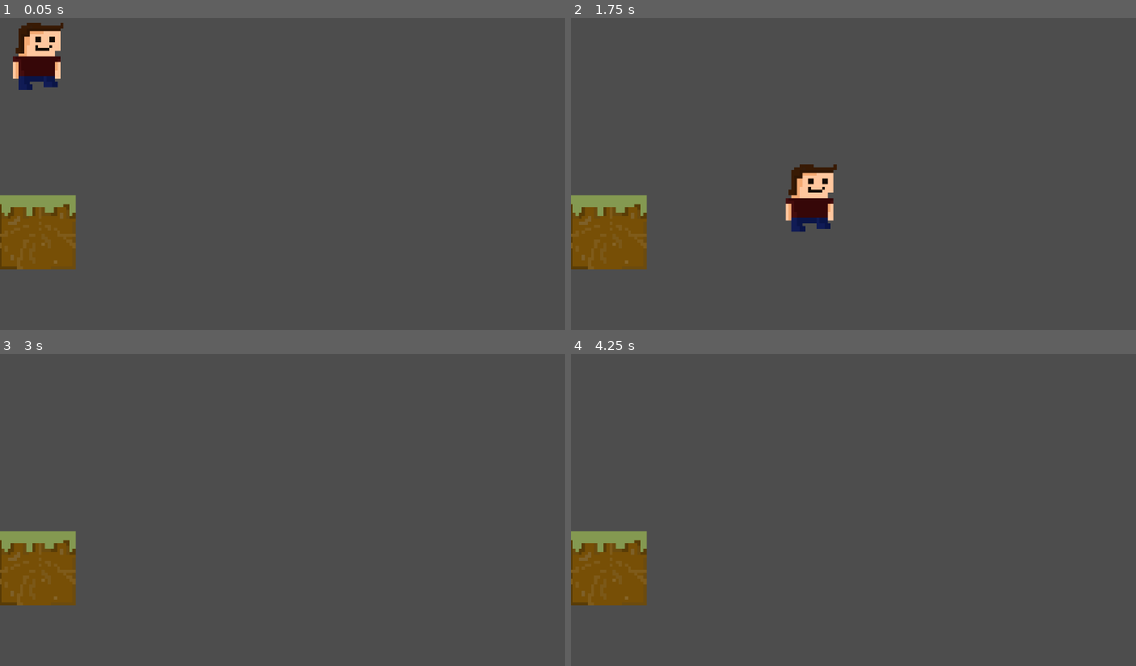
Above: before the commit, frames 1-4 (two rows, left to right).
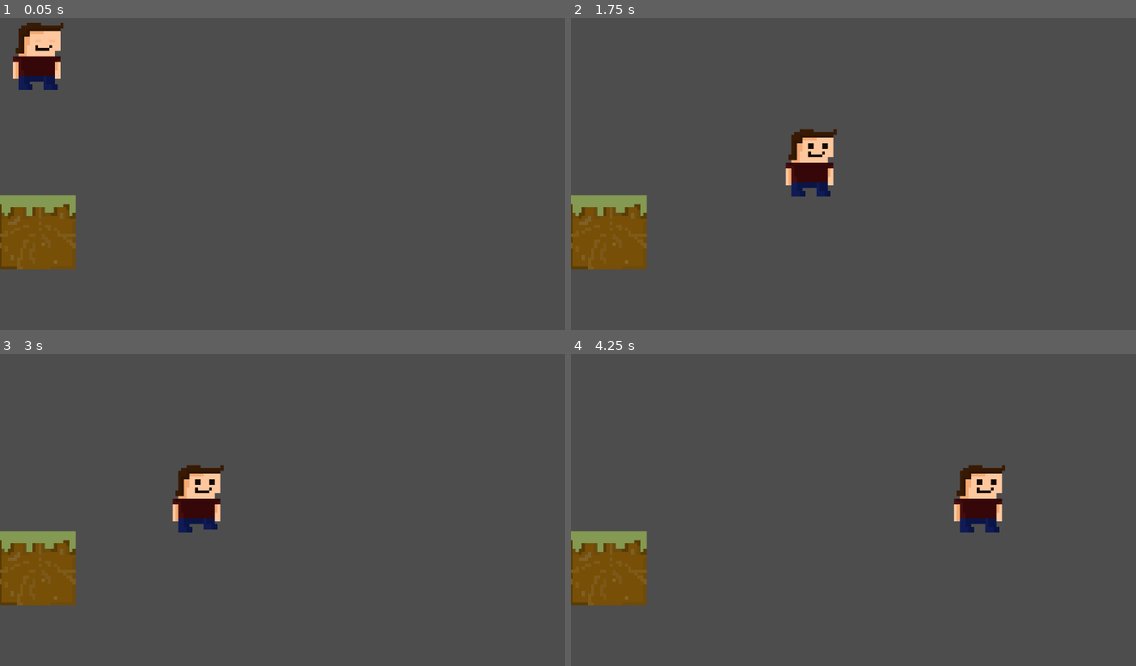
Above: after the commit, the same moments.

Repository: TreFaglarFilm/Spel-med-Wilmer
Game: Godot game, scene res://node_2d.tscn
Two runs of this game, one before a commit and one after it. Both use one fixed random seed, a clock stepped at 60 frames per second and the inputs below.
Inputs:
- Up to frame 1 (0.05 s): no input
- Up to frame 2 (1.75 s): tap Enter (ui_accept) at 0.5, 0.77, 1.52 s; hold Right (ui_right) from 0.53 s (still down)
- Up to frame 3 (3 s): release Right (ui_right) at 2.03 s; hold Left (ui_left) 2.03-2.78 s; hold Right (ui_right) from 2.78 s (still down)
- Up to frame 4 (4.25 s): keep holding Right (ui_right); tap Enter (ui_accept) at 3.02, 3.77 s

The runs differ from the first frame. In frame 1, less than 0.1% of the frame differs, in the area x 6-11%, y 5-24%; in frame 2, 2.3%, in the area x 37-48%, y 35-69%; in frame 3, 1.6%; in frame 4, 1.6%.

Commit message:
fixade animationerna!

Diff:
--- a/spel/spelmedfåglarna!/Kod/character move,emt.gd
+++ b/spel/spelmedfåglarna!/Kod/character move,emt.gd
@@ -23,3 +23,12 @@
 		velocity.x = move_toward(velocity.x, 0, SPEED)
 
 	move_and_slide()
+
+
+@onready var _animated_sprite = $AnimatedSprite2D
+
+func _process(_delta):
+	if Input.is_action_pressed("ui_right"):
+		_animated_sprite.play("Walking")
+	else:
+		_animated_sprite.play("idle")
--- a/spel/spelmedfåglarna!/node_2d.tscn
+++ b/spel/spelmedfåglarna!/node_2d.tscn
@@ -94,7 +94,7 @@
 }]
 
 [sub_resource type="RectangleShape2D" id="RectangleShape2D_q6r6c"]
-size = Vector2(137, 130)
+size = Vector2(1242.5, 130)
 
 [sub_resource type="RectangleShape2D" id="RectangleShape2D_epypp"]
 size = Vector2(70.5, 513)
@@ -120,7 +120,7 @@
 [node name="StaticBody2D" type="StaticBody2D" parent="."]
 
 [node name="CollisionShape2D" type="CollisionShape2D" parent="StaticBody2D"]
-position = Vector2(67, 386)
+position = Vector2(619.75, 386)
 shape = SubResource("RectangleShape2D_q6r6c")
 
 [node name="Sprite2D" type="Sprite2D" parent="StaticBody2D"]
@@ -135,3 +135,10 @@
 [node name="CollisionShape2D" type="CollisionShape2D" parent="StaticBody2D2"]
 position = Vector2(-7, 252)
 shape = SubResource("RectangleShape2D_epypp")
+
+[node name="StaticBody2D2" type="StaticBody2D" parent="StaticBody2D2"]
+position = Vector2(-29, 5)
+
+[node name="CollisionShape2D" type="CollisionShape2D" parent="StaticBody2D2/StaticBody2D2"]
+position = Vector2(1338, 245)
+shape = SubResource("RectangleShape2D_epypp")
